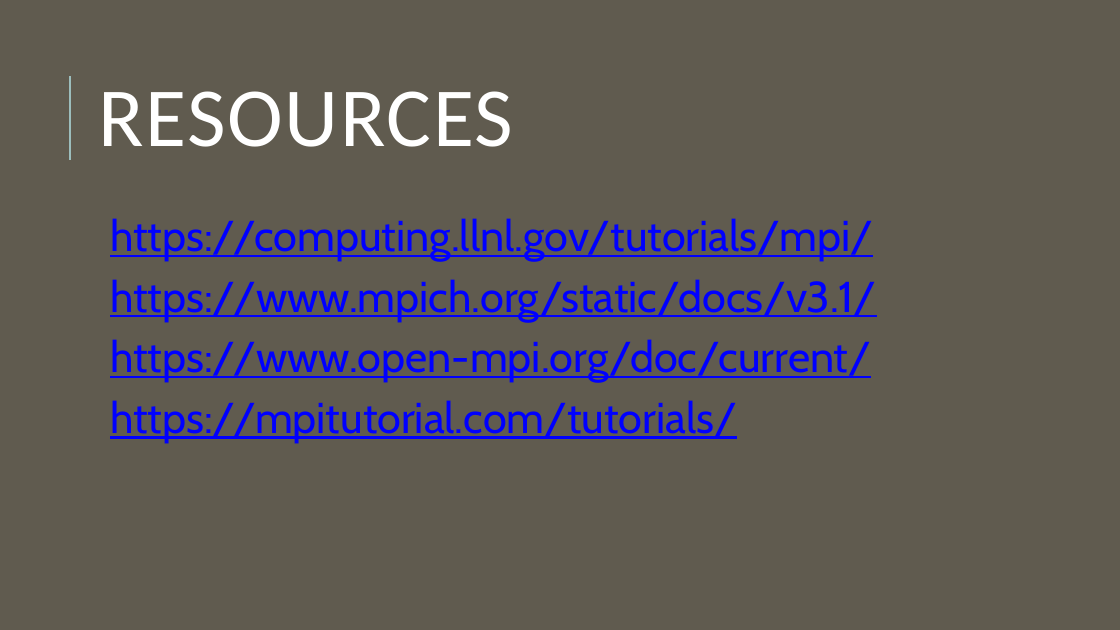
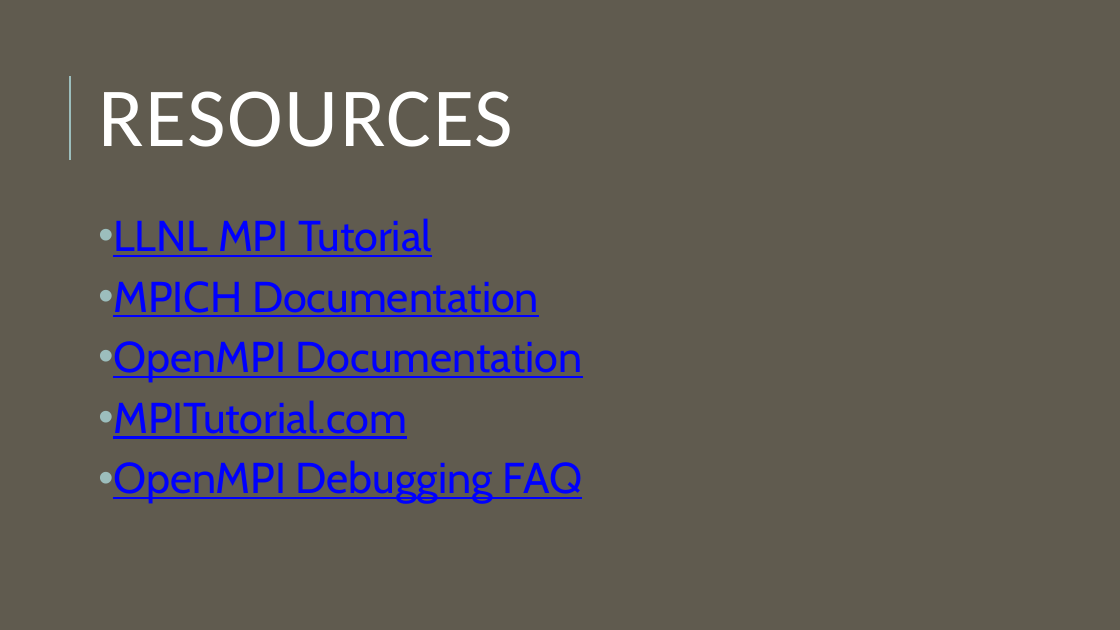
Before and after one commit to LucianoLaratelli/mpiPresentation, a slide deck: slide 44 of MPI.pptx (slide 43 before the commit). Drawn at 1120x630 pixels with LibreOffice and Linux fonts; fonts in the diff are those of the drawing. Boxes give left, top, right and bottom in pixels: in the first picture for what was removed or moved away, otherwise in the second. Text is boxed around its words. In the diff, an @@ line names an element or a change of style, - is before the commit and + after.

Commit message:
update non-keynote versions

```diff
--- a/MPI.pptx
+++ b/MPI.pptx
@@ text at <box>113,218,583,503</box>: text changed @@
-  https://computing.llnl.gov/tutorials/mpi/
-  https://www.mpich.org/static/docs/v3.1/
-  https://www.open-mpi.org/doc/current/
-  https://mpitutorial.com/tutorials/
+• LLNL MPI Tutorial
+• MPICH Documentation
+• OpenMPI Documentation
+• MPITutorial.com
+• OpenMPI Debugging FAQ
```
Also in this commit, not shown: 2 other slides changed, 1 slide added, 1 other file.
